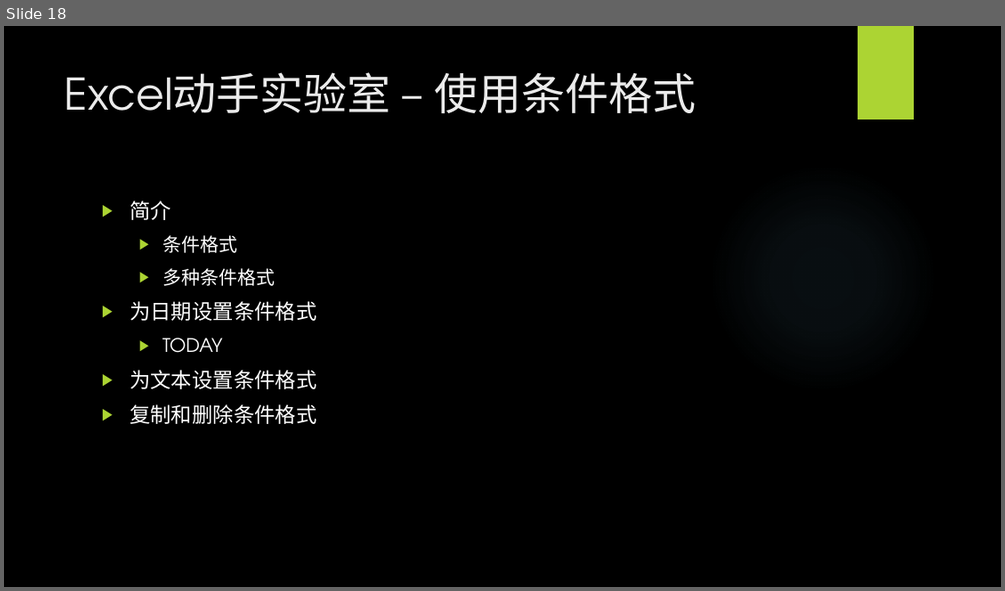
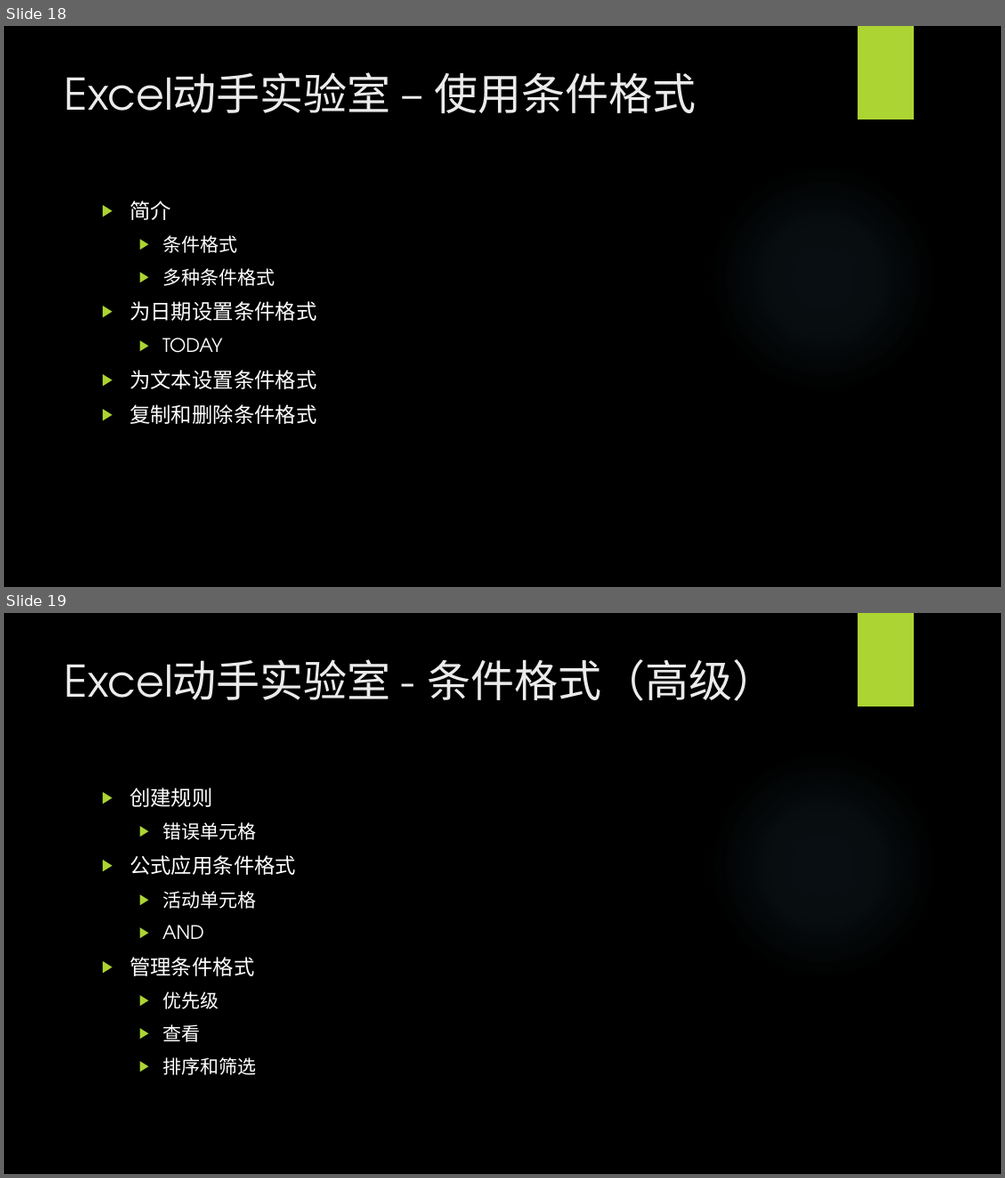
Before and after one commit to BigEgg/OfficeTraining, a slide deck: Excel动手实验室.pptx. Shown one above the other, each under a label of ours: slide 18 before the commit, slides 18 and 19 after it. The pictures are 1005x591 and 1005x1178 pixels, drawn with LibreOffice and Linux fonts; fonts in the diff are those of the drawing; background and template pictures are left out. Boxes give left, top, right and bottom in pixels: in the first picture for what was removed or moved away, otherwise in the second. Text is boxed around its words. In the diff, an @@ line names an element or a change of style, - is before the commit and + after.

```diff
--- a/Excel动手实验室.pptx
+++ b/Excel动手实验室.pptx
@@ slide 19 added at <box>4,613,1001,1174</box>, background picture (left out); not listed: 2 template elements that a slide beside it also shows @@
@@ title added at <box>65,659,777,701</box>, 42 pt, text #EBEBEB @@
+Excel动手实验室 - 条件格式（高级）
@@ text added at <box>129,787,296,1075</box>, 18 pt, text #FFFFFF @@
+▶ 创建规则
+  ▶ 错误单元格
+▶ 公式应用条件格式
+  ▶ 活动单元格
+  ▶ AND
+▶ 管理条件格式
+  ▶ 优先级
+  ▶ 查看
+  ▶ 排序和筛选
```
Also in this commit, not shown: 2 other files.
